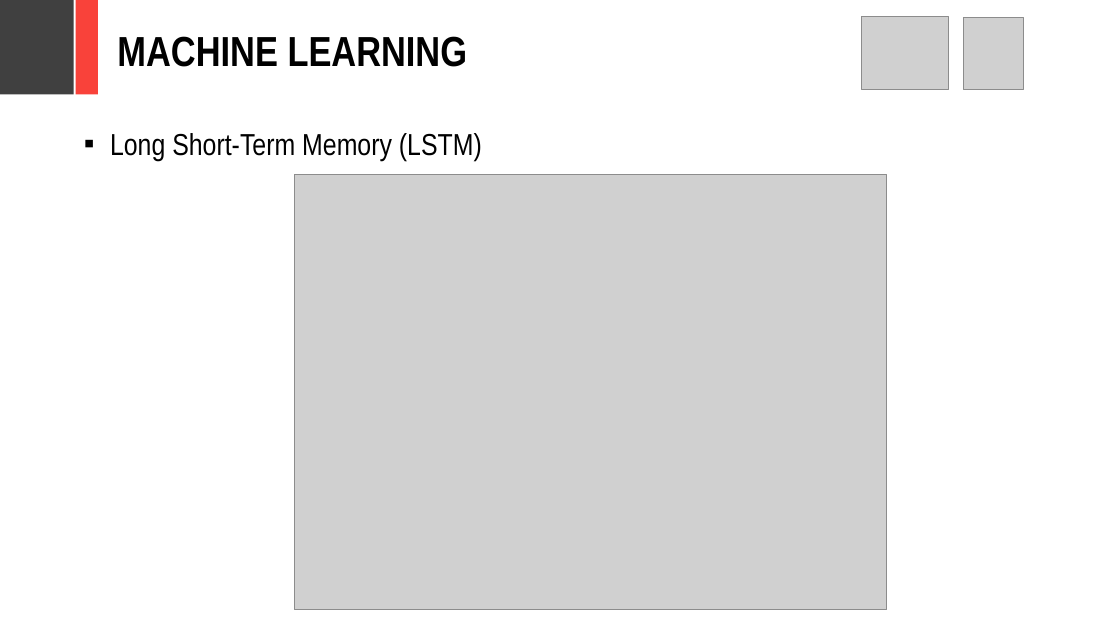
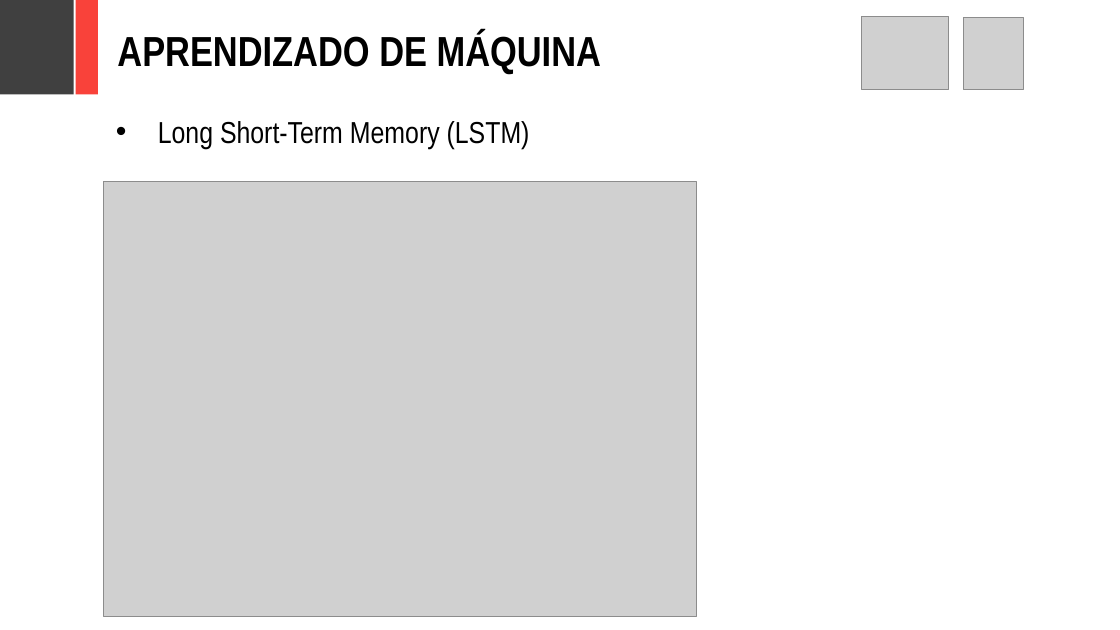
Before and after one commit to adornodev/TCC-Lunar, a slide deck: slide 11 of FinalCourseAssignment/Lunar.pptx (slide 14 before the commit). Drawn at 1120x630 pixels with LibreOffice and Linux fonts; fonts in the diff are those of the drawing; grey boxes stand for pictures. Boxes give left, top, right and bottom in pixels: in the first picture for what was removed or moved away, otherwise in the second. Text is boxed around its words. In the diff, an @@ line names an element or a change of style, - is before the commit and + after.

```diff
--- a/FinalCourseAssignment/Lunar.pptx
+++ b/FinalCourseAssignment/Lunar.pptx
@@ text at (x1=117, y1=32, x2=601, y2=75): text changed @@
-MACHINE LEARNING
+APRENDIZADO DE MÁQUINA
@@ text "Long Short-Term Memory (LSTM)" moved from (x1=110, y1=133, x2=482, y2=161) to (x1=158, y1=121, x2=530, y2=149) @@
@@ text "Long Short-Term Memory (LSTM)" at (x1=158, y1=121, x2=530, y2=149): bullet ▪ to • @@
@@ picture moved from (x1=294, y1=174, x2=886, y2=610) to (x1=104, y1=181, x2=697, y2=618) @@
```
Also in this commit, not shown: 18 other slides changed, 1 slide added, 4 slides removed, 2 other files.
